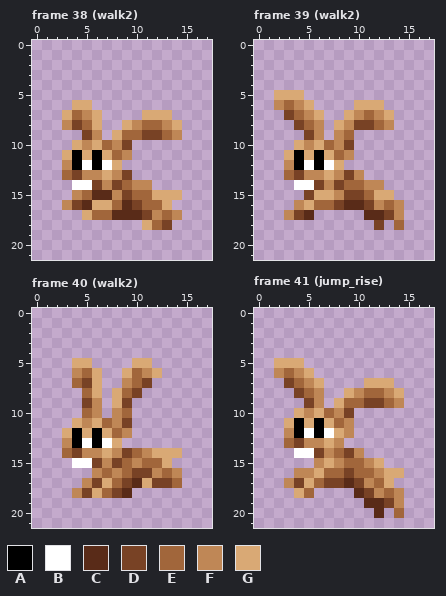
Two versions of one pixel-art file, assets/images/bunny.aseprite. This is how it looked before the edit.
18x22 pixels, 65 frames. Shown: frame 38 (walk2), frame 39 (walk2), frame 40 (walk2), frame 41 (jump_rise). The commit also changed other frames, which this record leaves out.
Palette (. is transparent): A #000000  B #ffffff  C #592b18  D #784225  E #a1663b  F #bf8756  G #d9a975
After the commit:
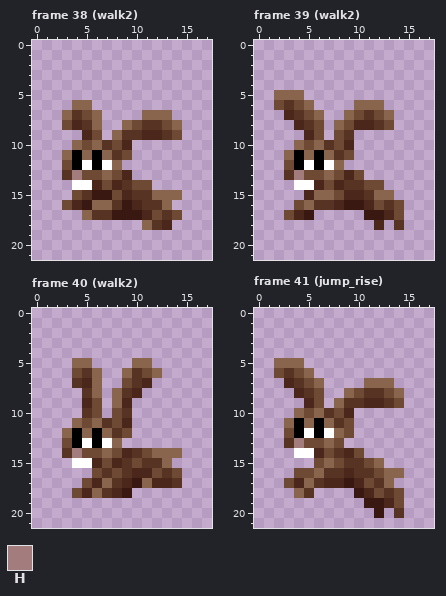
Colours new in this view: H #a37c7d
The edit:
layer "bunnies/brown_bunny" now shown
Colour C changes from #592b18 to #381811.
Colour D changes from #784225 to #4a261b.
Colour E changes from #a1663b to #573324.
Colour F changes from #bf8756 to #6e4934.
Colour G changes from #d9a975 to #8a654d.
Frame 38 (walk2), layer "bunnies/brown_bunny":
The author changed colour D to colour H in row 13 at x 4.
Frame 39 (walk2), layer "bunnies/brown_bunny": the same change as frame 38 (walk2)
Frame 40 (walk2), layer "bunnies/brown_bunny":
The author changed colour D to colour H in row 14 at x 4.
Frame 41 (jump_rise), layer "bunnies/brown_bunny": the same change as frame 38 (walk2)
